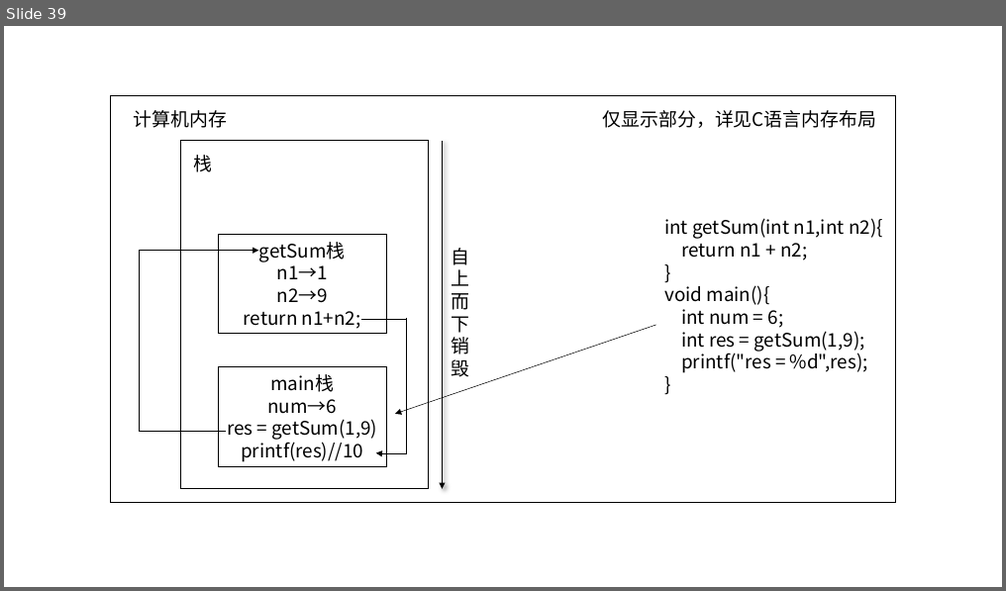
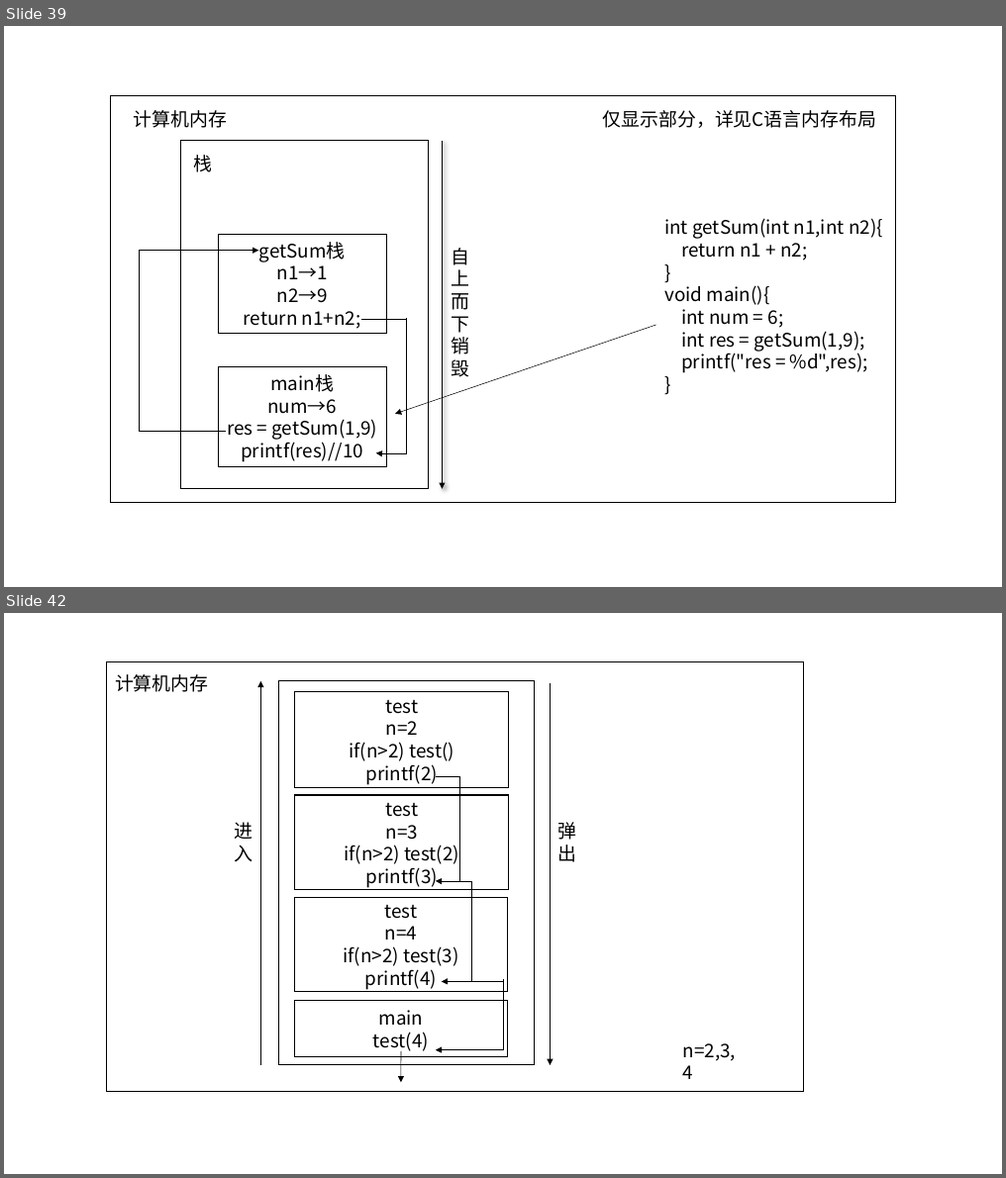
Before and after one commit to letengzz/985211, a slide deck: C_Program/图示.pptx. Shown one above the other, each under a label of ours: slide 39 before the commit, slides 39 and 42 after it; the slides between them are not shown. The pictures are 1006x591 and 1006x1178 pixels, drawn with LibreOffice and Linux fonts; fonts in the diff are those of the drawing. Boxes give left, top, right and bottom in pixels: in the first picture for what was removed or moved away, otherwise in the second. Text is boxed around its words. In the diff, an @@ line names an element or a change of style, - is before the commit and + after.

```diff
--- a/C_Program/图示.pptx
+++ b/C_Program/图示.pptx
@@ slide 42 added at bbox=[4, 613, 1002, 1174], background #FFFFFF @@
@@ rectangle added at bbox=[107, 663, 804, 1091], fill #FFFFFF, outline #000000 1 pt @@
@@ text added at bbox=[115, 674, 208, 692], 18 pt, text #000000 @@
+计算机内存
@@ arrow added from (260, 1065) to (260, 681), #000000 0.5 pt @@
@@ rectangle added at bbox=[279, 681, 534, 1065], fill #FFFFFF, outline #000000 1 pt @@
@@ rectangle added at bbox=[295, 691, 509, 787], fill #FFFFFF, outline #000000 1 pt, 18 pt, text #000000 @@
+test
+n=2
+if(n>2) test()
+printf(2)
@@ arrow added from (549, 683) to (549, 1065), #000000 0.5 pt @@
@@ line added from (436, 776) to (460, 776), #000000 0.5 pt @@
@@ elbow arrow added from (459, 776) to (436, 881), #000000 0.5 pt @@
@@ rectangle added at bbox=[295, 795, 509, 890], fill #FFFFFF, outline #000000 1 pt, 18 pt, text #000000 @@
+test
+n=3
+if(n>2) test(2)
+printf(3)
@@ text added at bbox=[234, 822, 252, 861], 18 pt, text #000000 @@
+进
+入
@@ text added at bbox=[557, 822, 576, 862], 18 pt, text #000000 @@
+弹
+出
@@ rectangle added at bbox=[294, 897, 508, 992], fill #FFFFFF, outline #000000 1 pt, 18 pt, text #000000 @@
+test
+n=4
+if(n>2) test(3)
+printf(4)
@@ elbow arrow added from (471, 881) to (442, 982), #000000 0.5 pt @@
@@ line added from (446, 881) to (472, 881), #000000 0.5 pt @@
@@ elbow arrow added from (503, 980) to (436, 1051), #000000 0.5 pt @@
@@ line added from (468, 981) to (503, 981), #000000 0.5 pt @@
@@ rectangle added at bbox=[294, 1001, 508, 1057], fill #FFFFFF, outline #000000 1 pt, 18 pt, text #000000 @@
+main
+test(4)
@@ arrow added from (401, 1052) to (401, 1082), #000000 0.5 pt @@
@@ text added at bbox=[683, 1044, 736, 1079], 18 pt, text #000000 @@
+n=2,3,4
```
Also in this commit, not shown: 3 other slides added, 2 other files.
